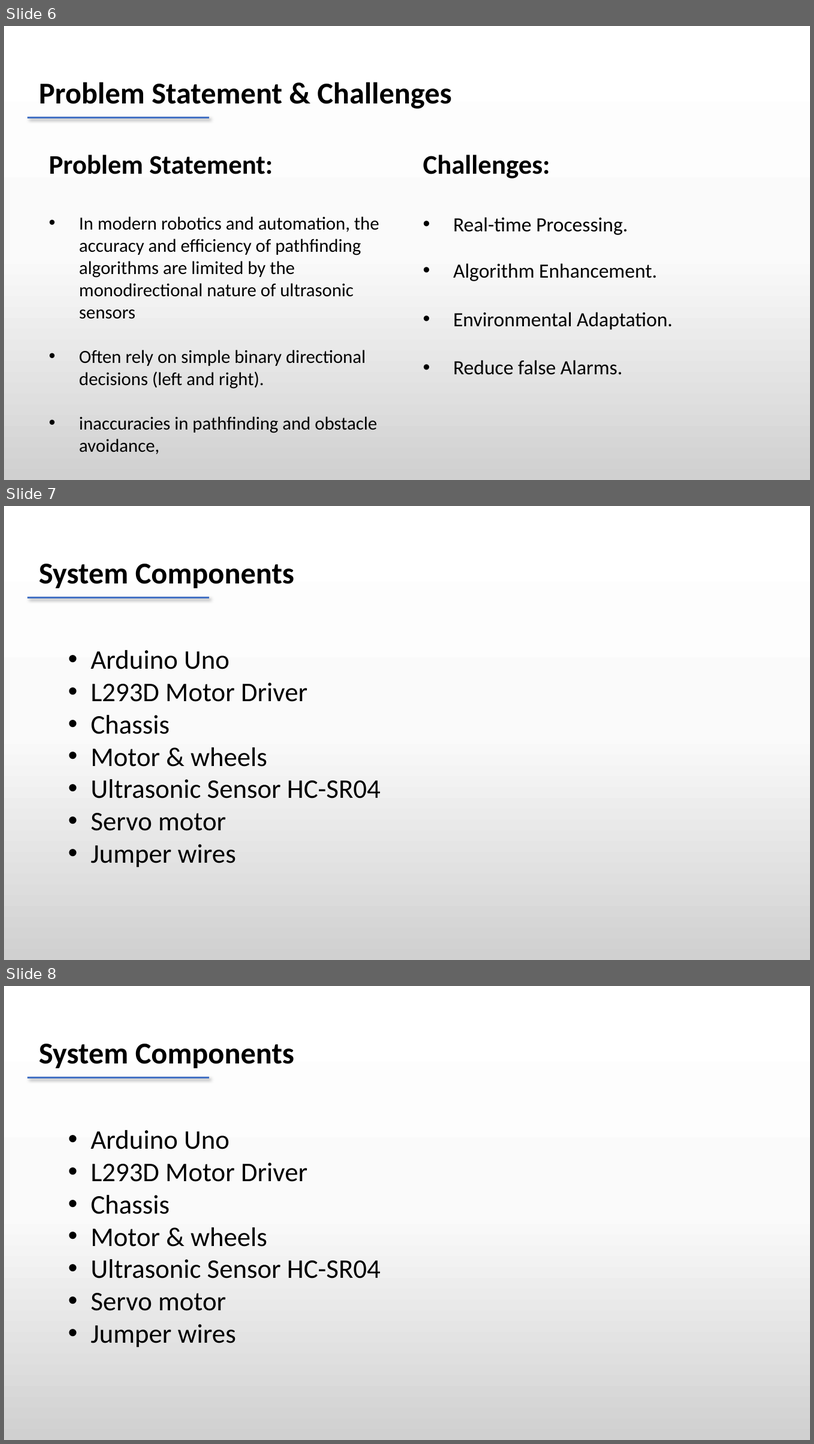
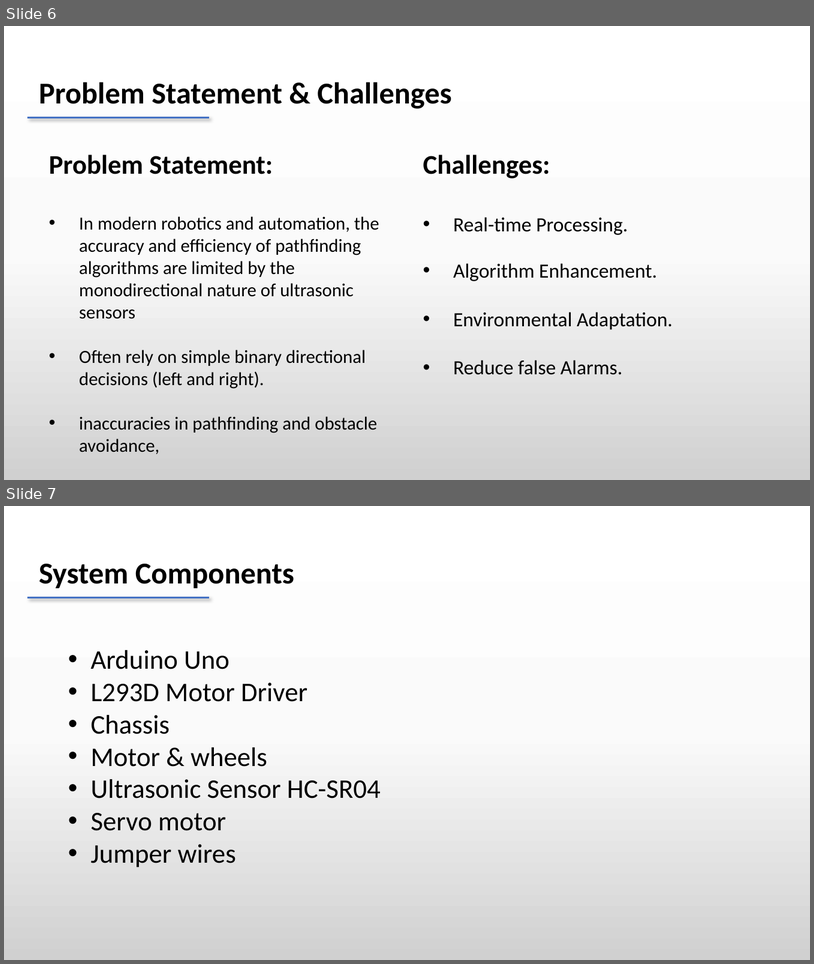
Before and after one commit to dheeraj78/project-4-2, a slide deck: Batch 8 .pptx. Shown one above the other, each under a label of ours: slides 6, 7 and 8 before the commit, slides 6 and 7 after it. The pictures are 814x1444 and 814x964 pixels, drawn with LibreOffice and Linux fonts; fonts in the diff are those of the drawing. Boxes give left, top, right and bottom in pixels: in the first picture for what was removed or moved away, otherwise in the second. Text is boxed around its words. In the diff, an @@ line names an element or a change of style, - is before the commit and + after.

```diff
--- a/Batch 8 .pptx
+++ b/Batch 8 .pptx
@@ slide 7 removed at (x1=4, y1=506, x2=810, y2=960), background gradient #FFFFFF to #FBFBFB to #D1D1D1 @@
@@ text removed at (x1=39, y1=564, x2=294, y2=588) @@
-System Components
@@ line removed from (27, 597) to (209, 597) @@
@@ text removed at (x1=91, y1=650, x2=381, y2=867) @@
-• Arduino Uno
-• L293D Motor Driver
-• Chassis
-• Motor & wheels
-• Ultrasonic Sensor HC-SR04
-• Servo motor
-• Jumper wires
@@ what was slide 8 is now slide 7 @@
```
Also in this commit, not shown: 4 slides changed, 3 slides added, 10 other files.
